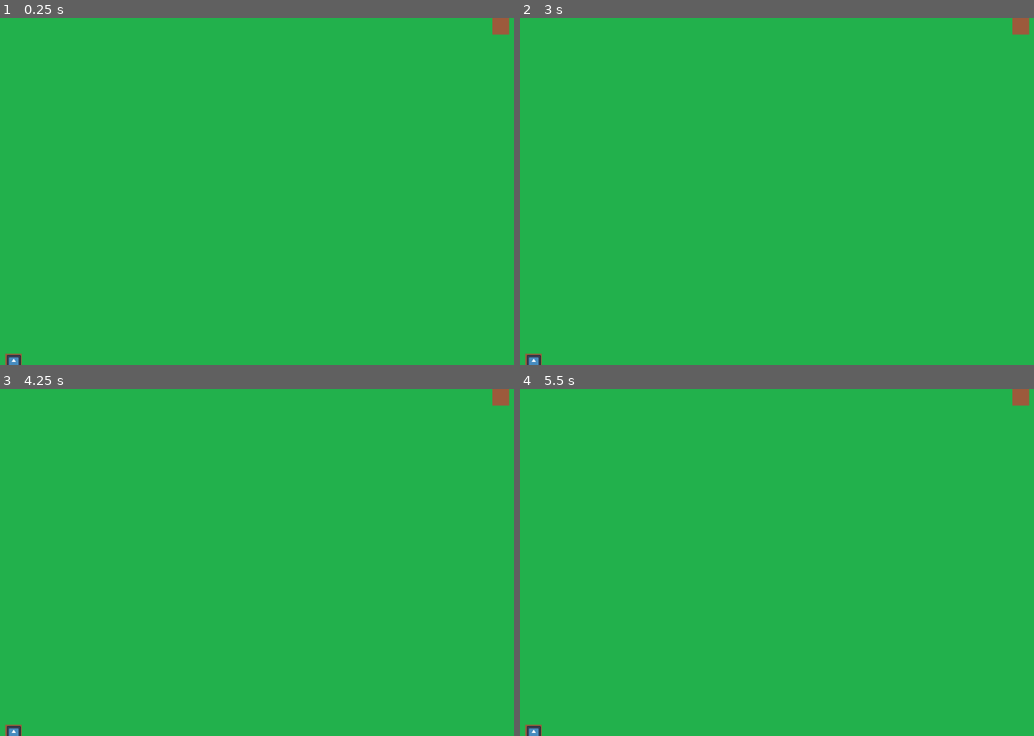
Above: before the commit, frames 1-4 (two rows, left to right).
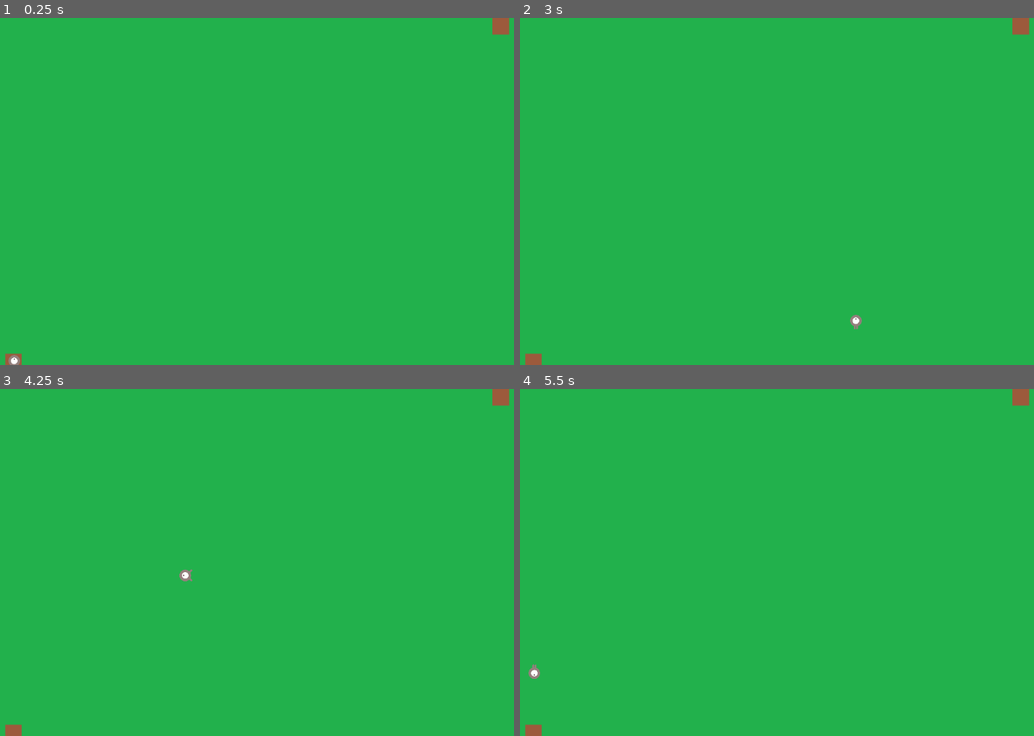
Above: after the commit, the same moments.

Repository: Black-hot-chili-peppers/Call-Of-the-Jungle
Game: Godot game, scene res://node.tscn
The game is run twice, just before and just after one commit, with the same random seed, the same clock (stepped at 60 frames per second) and the same inputs. The engine's default icon, where the game draws it, is replaced by a stand-in: a white triangle on a blue panel in a dark square.
Inputs:
- Up to frame 1 (0.25 s): no input
- Up to frame 2 (3 s): tap Enter at 0.5, 2 s; hold D (move_right, bound only after the commit) 0.53-1.28 s; tap Space at 1.25, 2.75 s; hold S (move_down, bound only after the commit) 1.28-2.03 s; hold D (move_right, bound only after the commit) 2.03-2.78 s; hold W (move_up, bound only after the commit) from 2.78 s (still down)
- Up to frame 3 (4.25 s): release W (move_up, bound only after the commit) at 3.53 s; hold A (move_left, bound only after the commit) from 3.53 s (still down)
- Up to frame 4 (5.5 s): release A (move_left, bound only after the commit) at 5.03 s; hold S (move_down, bound only after the commit) from 5.03 s (still down)

The runs differ from the first frame. In frame 1, less than 0.1% of the frame differs, in the area x 1-5%, y 97-100%; in frame 2, 0.1%, in the area x 1-67%, y 85-100%; in frame 3, 0.1%; in frame 4, 0.1%.

Commit message:
Add files via upload

Diff:
--- /dev/null
+++ b/Player.gd
@@ -0,0 +1,48 @@
+extends Area2D
+
+signal hit
+
+@export var speed = 400
+var screen_size
+
+func _ready():
+	screen_size = get_viewport_rect().size
+
+func _process(delta):
+	var velocity = Vector2.ZERO # The player's movement vector.
+	if Input.is_action_pressed("move_right"):
+		velocity.x += 1
+	if Input.is_action_pressed("move_left"):
+		velocity.x -= 1
+	if Input.is_action_pressed("move_down"):
+		velocity.y += 1
+	if Input.is_action_pressed("move_up"):
+		velocity.y -= 1
+
+	if velocity.length() > 0:
+		velocity = velocity.normalized() * speed
+		$AnimatedSprite2D.play()
+	else:
+		$AnimatedSprite2D.stop()
+
+	position += velocity * delta
+	position = position.clamp(Vector2.ZERO, screen_size)
+
+	if velocity.x != 0:
+		$AnimatedSprite2D.animation = "right"
+		$AnimatedSprite2D.flip_v = false
+		$AnimatedSprite2D.flip_h = velocity.x < 0
+	elif velocity.y != 0:
+		$AnimatedSprite2D.animation = "up"
+		$AnimatedSprite2D.flip_v = velocity.y > 0
+
+
+func _on_body_entered(body):
+	hide()
+	hit.emit()
+	$CollisionShape2D.set_deferred("disabled", true)
+	# Replace with function body.
+func start(pos):
+	position = pos
+	show()
+	$CollisionShape2D.disabled = false
--- a/node.tscn
+++ b/node.tscn
@@ -1,7 +1,11 @@
-[gd_scene load_steps=7 format=3 uid="uid://br4nlho4jtmu2"]
+[gd_scene load_steps=11 format=3 uid="uid://br4nlho4jtmu2"]
 
 [ext_resource type="Texture2D" uid="uid://dfoxvicosq4k1" path="res://pixil-frame-0 (1).png" id="1_522qu"]
-[ext_resource type="Texture2D" uid="uid://ggyjc6vq5uwy" path="res://icon.svg" id="2_qqp3f"]
+[ext_resource type="Script" path="res://Player.gd" id="2_aeha8"]
+[ext_resource type="Texture2D" uid="uid://b28culgqvi3v6" path="res://playerGrey_right1.png" id="3_lqcwb"]
+[ext_resource type="Texture2D" uid="uid://co8s8hor6q18t" path="res://playerGrey_right2.png" id="4_u7rmi"]
+[ext_resource type="Texture2D" uid="uid://7b02du0hpx0n" path="res://playerGrey_up1.png" id="5_sosb8"]
+[ext_resource type="Texture2D" uid="uid://cf231u1coiaop" path="res://playerGrey_up2.png" id="6_5s4jv"]
 
 [sub_resource type="TileSetAtlasSource" id="TileSetAtlasSource_8gchb"]
 texture = ExtResource("1_522qu")
@@ -21,19 +25,33 @@
 physics_layer_0/collision_mask = 2
 sources/0 = SubResource("TileSetAtlasSource_8gchb")
 
-[sub_resource type="SpriteFrames" id="SpriteFrames_xqphl"]
+[sub_resource type="SpriteFrames" id="SpriteFrames_xkkpg"]
 animations = [{
 "frames": [{
 "duration": 1.0,
-"texture": ExtResource("2_qqp3f")
+"texture": ExtResource("3_lqcwb")
+}, {
+"duration": 1.0,
+"texture": ExtResource("4_u7rmi")
 }],
 "loop": true,
-"name": &"default",
+"name": &"right",
+"speed": 5.0
+}, {
+"frames": [{
+"duration": 1.0,
+"texture": ExtResource("5_sosb8")
+}, {
+"duration": 1.0,
+"texture": ExtResource("6_5s4jv")
+}],
+"loop": true,
+"name": &"up",
 "speed": 5.0
 }]
 
-[sub_resource type="RectangleShape2D" id="RectangleShape2D_u33jn"]
-size = Vector2(115.545, 115.546)
+[sub_resource type="CircleShape2D" id="CircleShape2D_uxl80"]
+radius = 12.3874
 
 [node name="Node" type="Node"]
 
@@ -44,14 +62,19 @@
 format = 2
 layer_0/tile_data = PackedInt32Array(-262158, 65536, 0, -196622, 65536, 0, -131086, 65536, 0, -65550, 65536, 0, -14, 65 …(13921 unchanged characters)…
 
-[node name="Player" type="AnimatedSprite2D" parent="."]
-position = Vector2(79, 642)
-scale = Vector2(0.205937, 0.205937)
-sprite_frames = SubResource("SpriteFrames_xqphl")
+[node name="Player" type="Area2D" parent="."]
+position = Vector2(80, 643)
+scale = Vector2(0.199999, 0.199999)
+collision_layer = 2
+collision_mask = 2
+script = ExtResource("2_aeha8")
+metadata/_edit_group_ = true
 
-[node name="RigidBody2D" type="RigidBody2D" parent="Player"]
+[node name="AnimatedSprite2D" type="AnimatedSprite2D" parent="Player"]
+sprite_frames = SubResource("SpriteFrames_xkkpg")
+animation = &"up"
 
-[node name="CollisionShape2D" type="CollisionShape2D" parent="Player/RigidBody2D"]
-position = Vector2(0.408936, 0.40918)
-scale = Vector2(1, 1)
-shape = SubResource("RectangleShape2D_u33jn")
+[node name="CollisionShape2D" type="CollisionShape2D" parent="Player"]
+position = Vector2(0, -14)
+scale = Vector2(4.36, 4.36)
+shape = SubResource("CircleShape2D_uxl80")
--- a/project.godot
+++ b/project.godot
@@ -14,3 +14,30 @@
 run/main_scene="res://node.tscn"
 config/features=PackedStringArray("4.2", "Forward Plus")
 config/icon="res://icon.svg"
+
+[input]
+
+move_right={
+"deadzone": 0.5,
+"events": [Object(InputEventKey,"resource_local_to_scene":false,"resource_name":"","device":-1,"window_id":0,"alt_pressed":false,"shift_pressed":false,"ctrl_pressed":false,"meta_pressed":false,"pressed":false,"keycode":0,"physical_keycode":68,"key_label":0,"unicode":100,"echo":false,"script":null)
+, Object(InputEventKey,"resource_local_to_scene":false,"resource_name":"","device":-1,"window_id":0,"alt_pressed":false,"shift_pressed":false,"ctrl_pressed":false,"meta_pressed":false,"pressed":false,"keycode":0,"physical_keycode":4194321,"key_label":0,"unicode":0,"echo":false,"script":null)
+]
+}
+move_up={
+"deadzone": 0.5,
+"events": [Object(InputEventKey,"resource_local_to_scene":false,"resource_name":"","device":-1,"window_id":0,"alt_pressed":false,"shift_pressed":false,"ctrl_pressed":false,"meta_pressed":false,"pressed":false,"keycode":0,"physical_keycode":87,"key_label":0,"unicode":119,"echo":false,"script":null)
+, Object(InputEventKey,"resource_local_to_scene":false,"resource_name":"","device":-1,"window_id":0,"alt_pressed":false,"shift_pressed":false,"ctrl_pressed":false,"meta_pressed":false,"pressed":false,"keycode":0,"physical_keycode":4194320,"key_label":0,"unicode":0,"echo":false,"script":null)
+]
+}
+move_left={
+"deadzone": 0.5,
+"events": [Object(InputEventKey,"resource_local_to_scene":false,"resource_name":"","device":-1,"window_id":0,"alt_pressed":false,"shift_pressed":false,"ctrl_pressed":false,"meta_pressed":false,"pressed":false,"keycode":0,"physical_keycode":65,"key_label":0,"unicode":97,"echo":false,"script":null)
+, Object(InputEventKey,"resource_local_to_scene":false,"resource_name":"","device":-1,"window_id":0,"alt_pressed":false,"shift_pressed":false,"ctrl_pressed":false,"meta_pressed":false,"pressed":false,"keycode":0,"physical_keycode":4194319,"key_label":0,"unicode":0,"echo":false,"script":null)
+]
+}
+move_down={
+"deadzone": 0.5,
+"events": [Object(InputEventKey,"resource_local_to_scene":false,"resource_name":"","device":-1,"window_id":0,"alt_pressed":false,"shift_pressed":false,"ctrl_pressed":false,"meta_pressed":false,"pressed":false,"keycode":0,"physical_keycode":83,"key_label":0,"unicode":115,"echo":false,"script":null)
+, Object(InputEventKey,"resource_local_to_scene":false,"resource_name":"","device":-1,"window_id":0,"alt_pressed":false,"shift_pressed":false,"ctrl_pressed":false,"meta_pressed":false,"pressed":false,"keycode":0,"physical_keycode":4194322,"key_label":0,"unicode":0,"echo":false,"script":null)
+]
+}
Binary file added: TileMaps.png
Not shown, added: TileMaps.png.import
Binary file added: playerGrey_right1.png
Not shown, added: playerGrey_right1.png.import
Binary file added: playerGrey_right2.png
Not shown, added: playerGrey_right2.png.import
Binary file added: playerGrey_up1.png
Not shown, added: playerGrey_up1.png.import
Binary file added: playerGrey_up2.png
Not shown, added: playerGrey_up2.png.import
